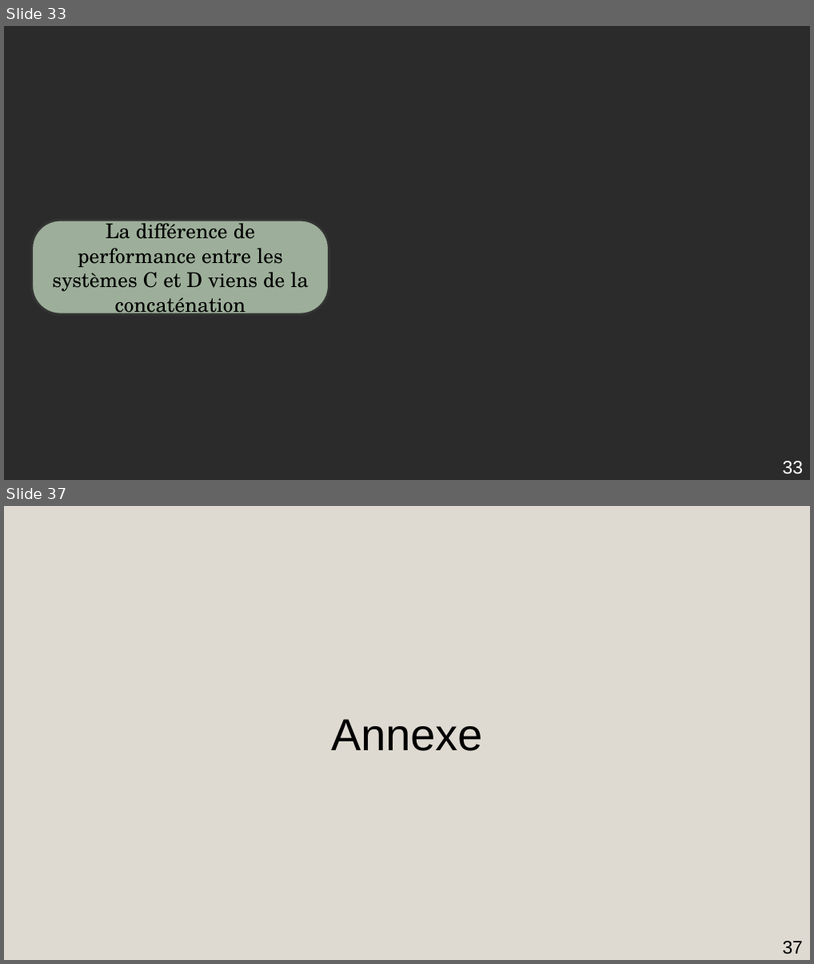
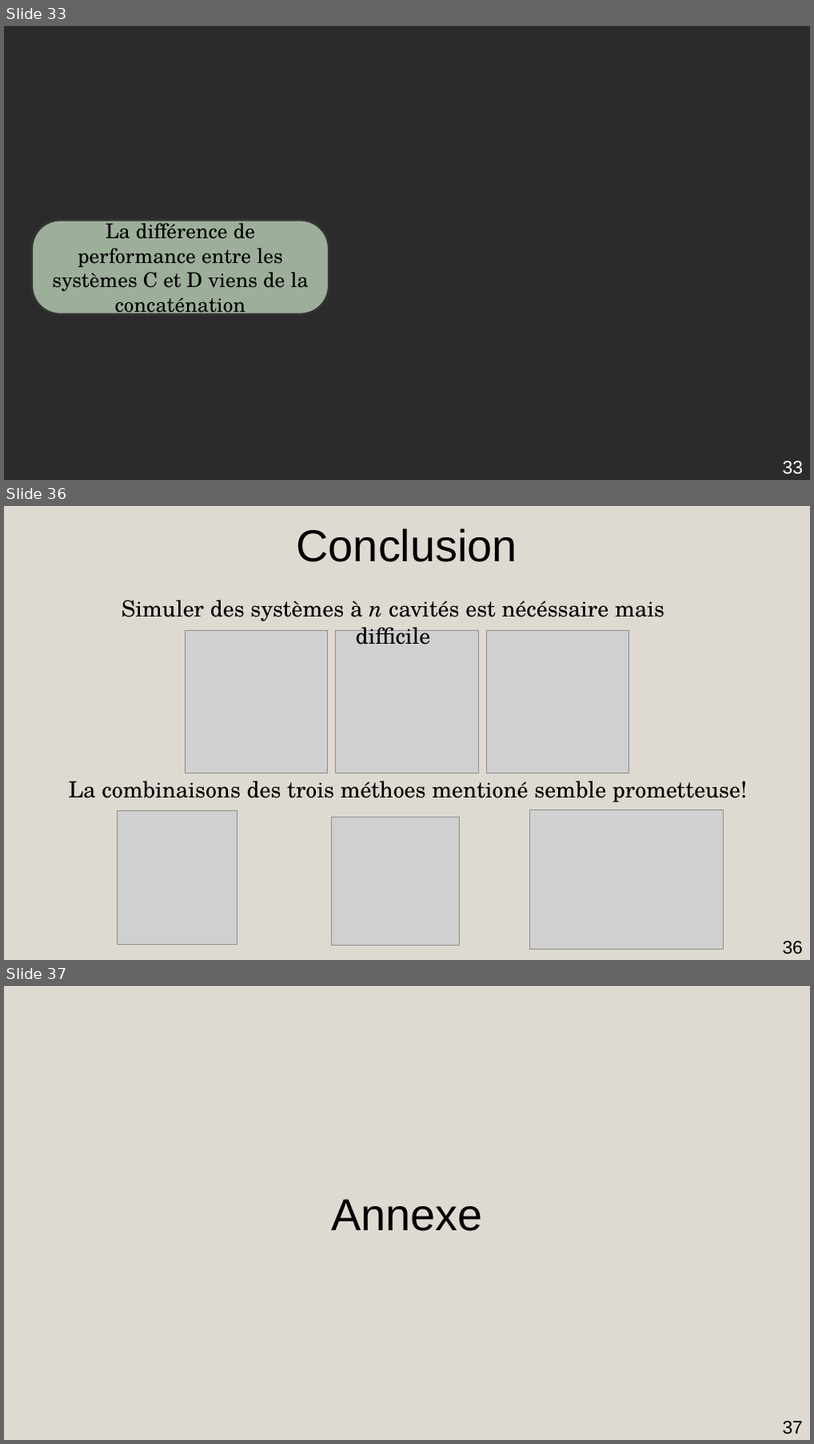
Before and after one commit to AmdaU/presentations, a slide deck: Seminaire/Seminaire.odp. Shown one above the other, each under a label of ours: slides 33 and 37 before the commit, slides 33, 36 and 37 after it; the slides between them are not shown. The pictures are 814x964 and 814x1444 pixels, drawn with LibreOffice and Linux fonts; fonts in the diff are those of the drawing; grey boxes stand for pictures; background and template pictures are left out; a plain dark background stands for a picture behind light text. Boxes give left, top, right and bottom in pixels: in the first picture for what was removed or moved away, otherwise in the second. Text is boxed around its words. In the diff, an @@ line names an element or a change of style, - is before the commit and + after.

```diff
--- a/Seminaire/Seminaire.odp
+++ b/Seminaire/Seminaire.odp
@@ slide 36 added at (4,506,810,960), background #DFDAD1 @@
@@ title added at (297,528,518,562), 44 pt, text #000000 @@
+Conclusion
@@ title added at (122,600,665,644), 22 pt, text #000000 @@
+Simuler des systèmes à n cavités est nécéssaire mais difficile
@@ picture added at (185,630,327,773) @@
@@ picture added at (336,630,479,773) @@
@@ picture added at (487,630,630,773) @@
@@ title added at (69,780,747,802), 22 pt, text #000000 @@
+La combinaisons des trois méthoes mentioné semble prometteuse!
@@ picture added at (117,811,238,944) @@
@@ picture added at (332,817,459,944) @@
@@ picture added at (530,810,724,948) @@
@@ page number added at (783,940,803,954), 18 pt, text #000000 @@
+36
```
Also in this commit, not shown: 3 slides changed, 2 other slides added, 3 slides removed, 9 other files.
